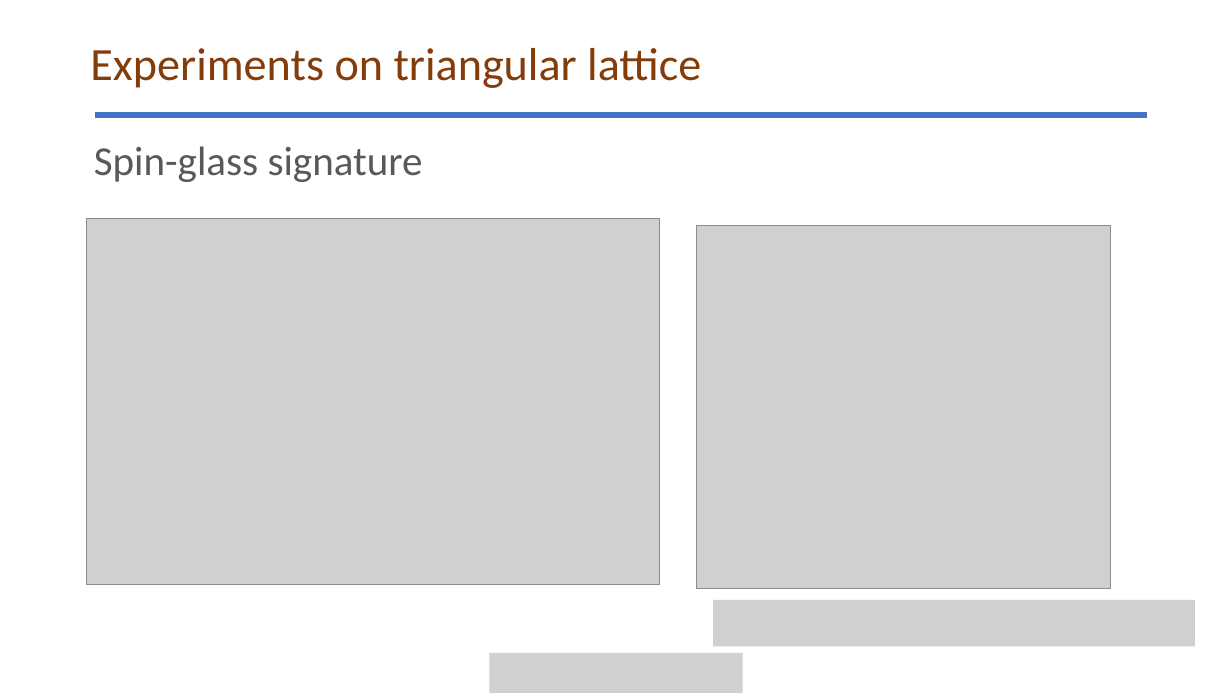
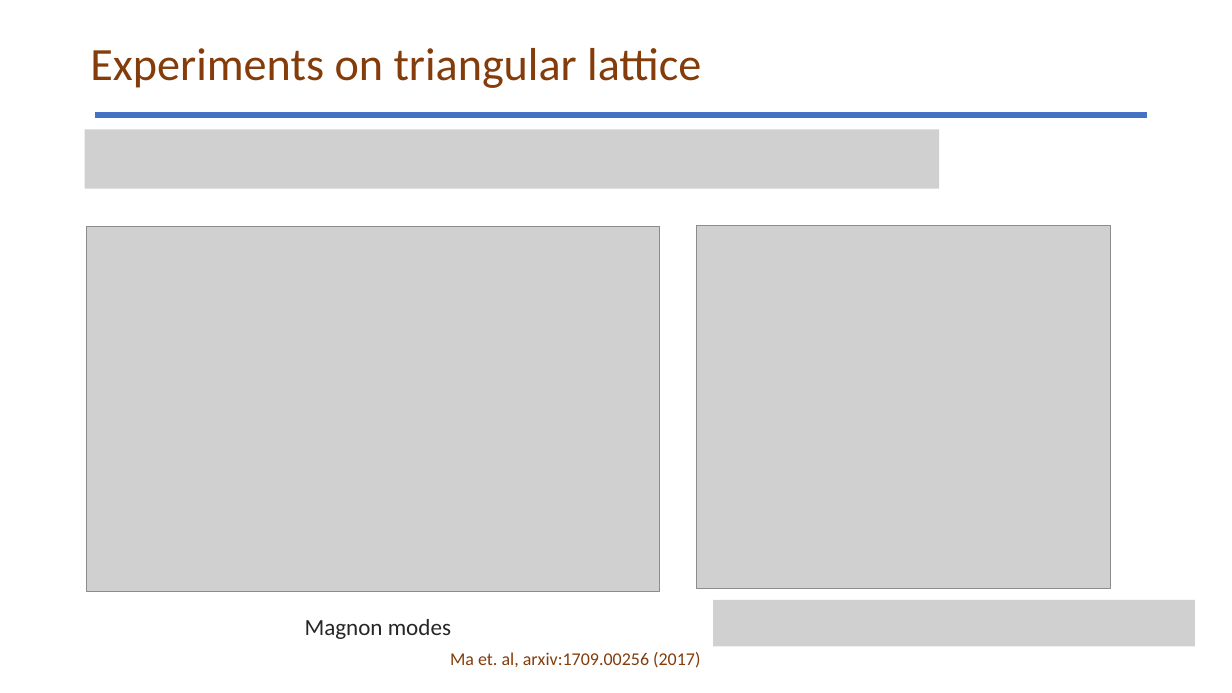
Before and after one commit to glacieant/disordered_triangular_swt, a slide deck: slide 35 of talk/disordered_non-collinear_magnet.pptx (slide 33 before the commit). Drawn at 1232x693 pixels with LibreOffice and Linux fonts; fonts in the diff are those of the drawing; grey boxes stand for pictures. Boxes give left, top, right and bottom in pixels: in the first picture for what was removed or moved away, otherwise in the second. Text is boxed around its words. In the diff, an @@ line names an element or a change of style, - is before the commit and + after.

Commit message:
updated talk

```diff
--- a/talk/disordered_non-collinear_magnet.pptx
+++ b/talk/disordered_non-collinear_magnet.pptx
@@ picture added at <box>85,129,940,189</box> @@
@@ text removed at <box>94,146,423,182</box> @@
-Spin-glass signature
@@ picture: place and size @@
-picture at <box>87,218,660,584</box>
+picture at <box>87,226,660,592</box>
@@ text added at <box>305,619,451,639</box>, 18 pt, text #262626 @@
+Magnon modes
@@ text added at <box>450,652,700,668</box>, 14 pt, text #843C0B @@
+Ma et. al, arxiv:1709.00256 (2017)
@@ picture removed at <box>490,653,743,693</box> @@
```
Also in this commit, not shown: 12 other slides changed, 3 slides added, 1 slide removed, 10 other files.
